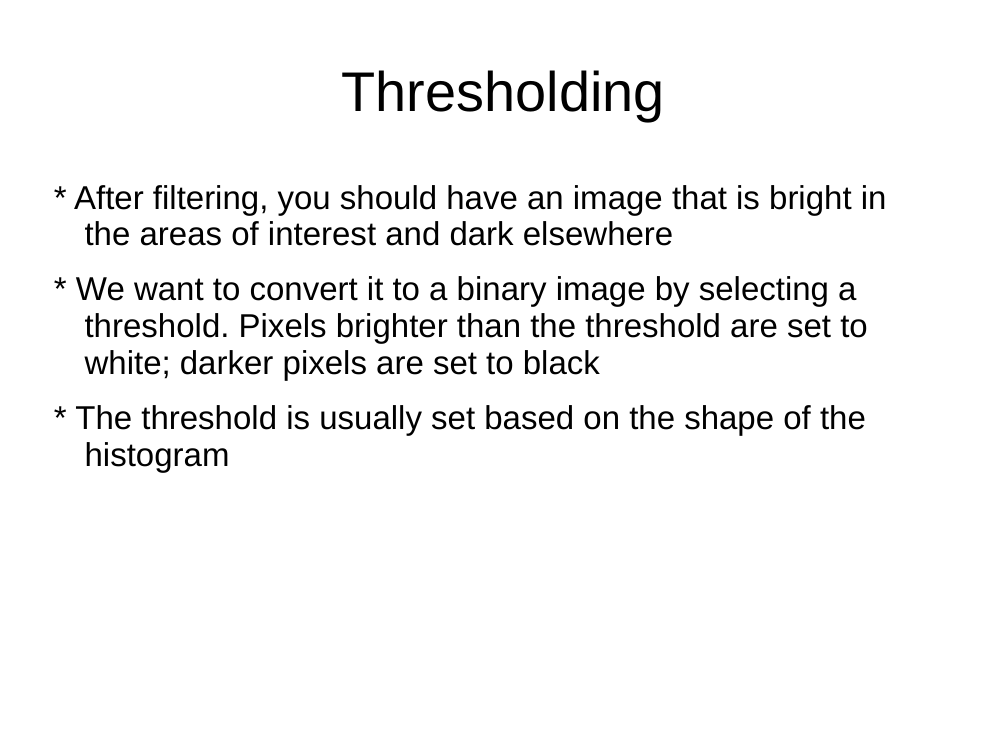
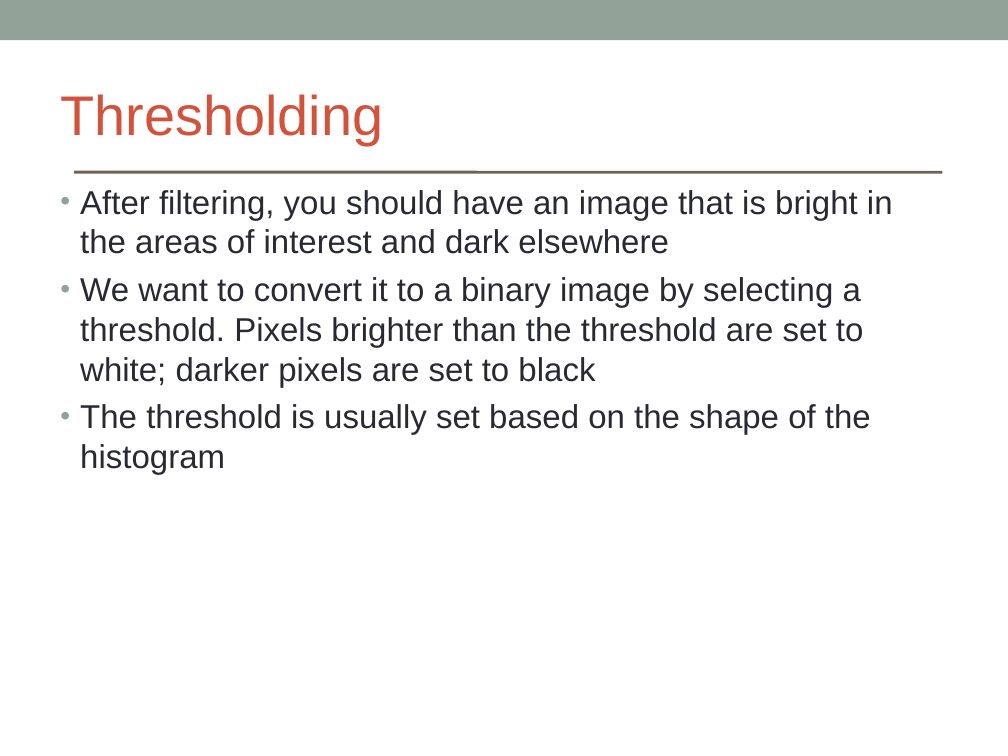
Before and after one commit to brikeats/Image-Analysis-in-Python, a slide deck: slide 14 of ImageAnalysisPython.ppt. Drawn at 1008x756 pixels with LibreOffice and Linux fonts; fonts in the diff are those of the drawing. Boxes give left, top, right and bottom in pixels: in the first picture for what was removed or moved away, otherwise in the second. Text is boxed around its words. In the diff, an @@ line names an element or a change of style, - is before the commit and + after.

```diff
--- a/ImageAnalysisPython.ppt
+++ b/ImageAnalysisPython.ppt
@@ rectangle added at [0, 0, 1008, 40], fill #93A299 @@
@@ text "Thresholding": place and size @@
-text "Thresholding" at [342, 70, 665, 121]
+text "Thresholding" at [60, 94, 383, 145]
@@ text "Thresholding" at [60, 94, 383, 145]: text colour #000000 to #D2533C; alignment centre to left; line spacing 0.93 to 1 @@
@@ line added from (76, 172) to (941, 172), #726056 2.24 pt @@
@@ text at [80, 190, 893, 475]: text changed; text colour #000000 to #292934 @@
-* After filtering, you should have an image that is bright in the areas of interest and dark elsewhere
-* We want to convert it to a binary image by selecting a threshold. Pixels brighter than the threshold are set to white; darker pixels are set to black
-* The threshold is usually set based on the shape of the histogram
+• After filtering, you should have an image that is bright in the areas of interest and dark elsewhere
+• We want to convert it to a binary image by selecting a threshold. Pixels brighter than the threshold are set to white; darker pixels are set to black
+• The threshold is usually set based on the shape of the histogram
```
Also in this commit, not shown: 17 other slides changed, 1 other file.
